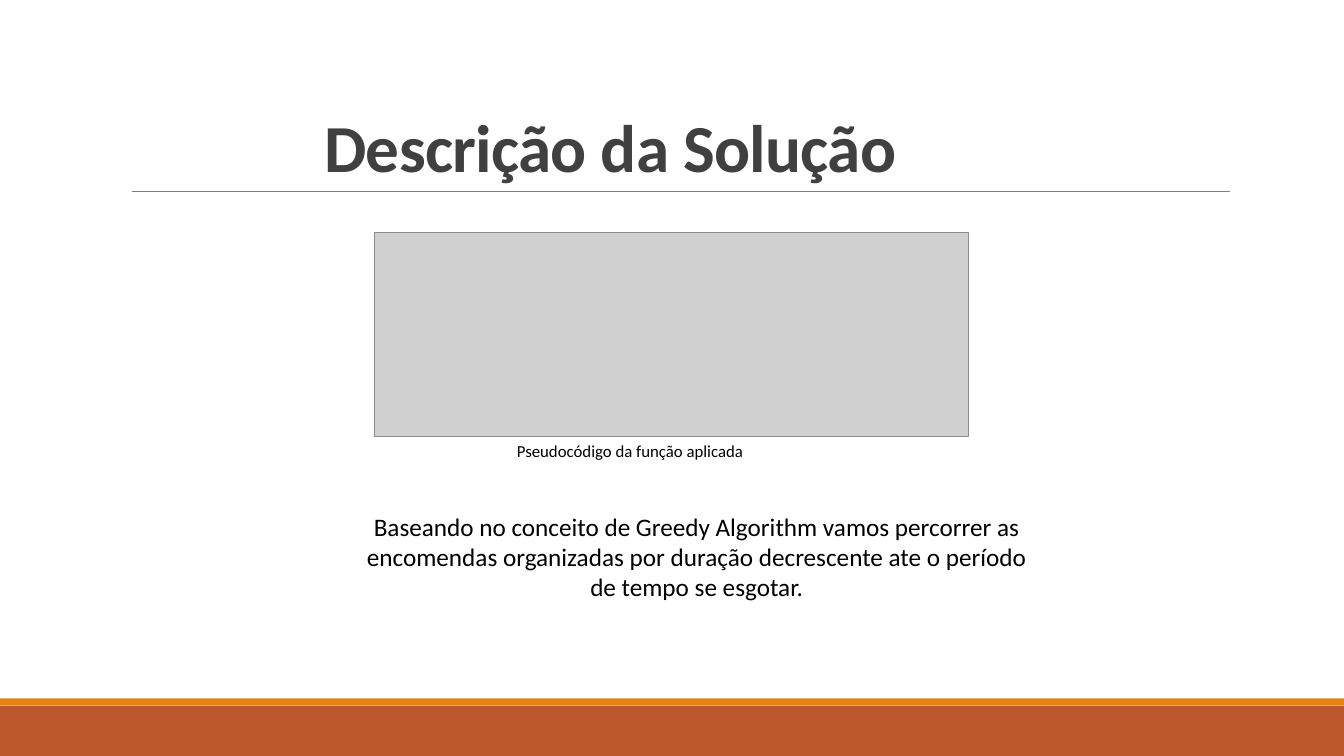
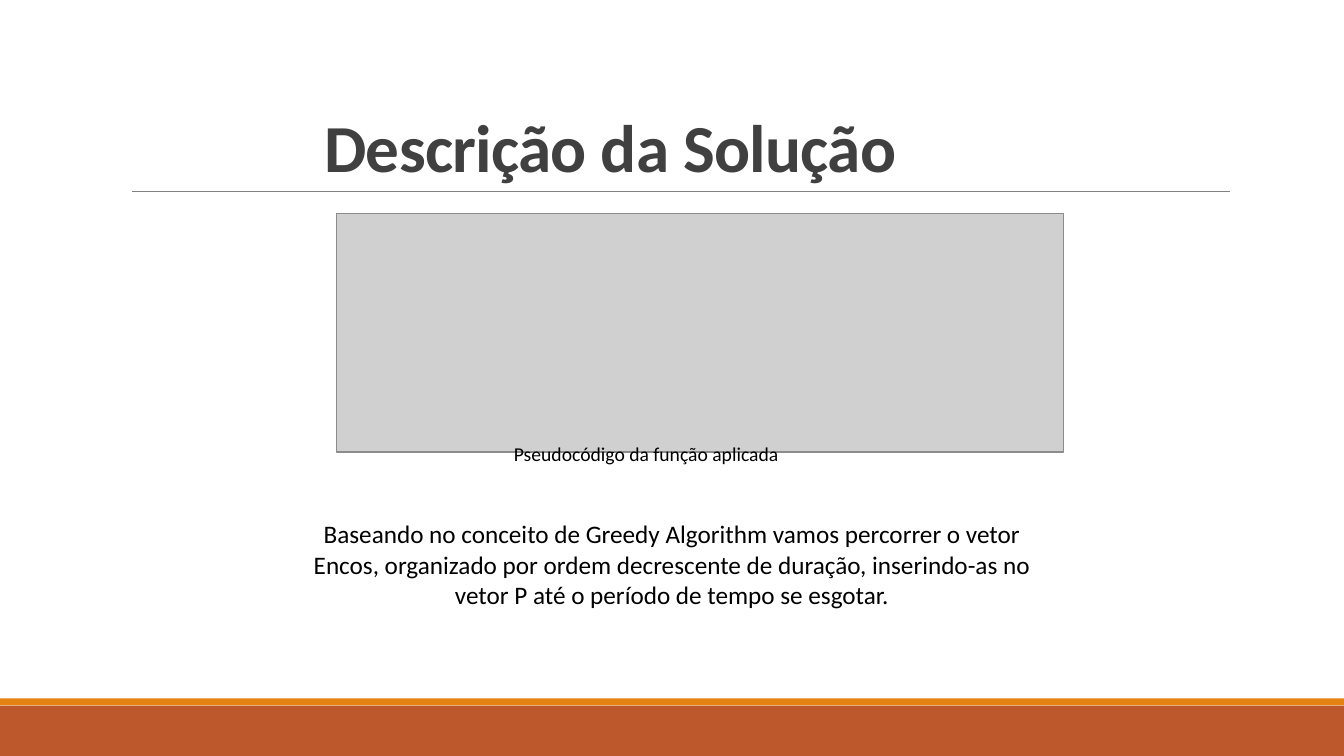
Before and after one commit to Miggs7/DA-Proj-22, a slide deck: slide 9 of Presentation/Logística Urbana para Entrega de Mercadorias.pptx (slide 8 before the commit). Drawn at 1344x756 pixels with LibreOffice and Linux fonts; fonts in the diff are those of the drawing; grey boxes stand for pictures. Boxes give left, top, right and bottom in pixels: in the first picture for what was removed or moved away, otherwise in the second. Text is boxed around its words. In the diff, an @@ line names an element or a change of style, - is before the commit and + after.

```diff
--- a/Presentation/Logística Urbana para Entrega de Mercadorias.pptx
+++ b/Presentation/Logística Urbana para Entrega de Mercadorias.pptx
@@ picture: place and size @@
-picture at [375, 233, 969, 437]
+picture at [337, 214, 1064, 452]
@@ text "Pseudocódigo da função aplicada" at [514, 447, 778, 467]: size 12 to 14 pt @@
@@ text at [314, 525, 1029, 609]: text changed @@
-Baseando no conceito de Greedy Algorithm vamos percorrer as encomendas organizadas por duração decrescente ate o período de tempo se esgotar.
+Baseando no conceito de Greedy Algorithm vamos percorrer o vetor Encos, organizado por ordem decrescente de duração, inserindo-as no vetor P até o período de tempo se esgotar.
```
Also in this commit, not shown: 5 other slides changed, 2 slides added, 3 slides removed, 3 other files.
